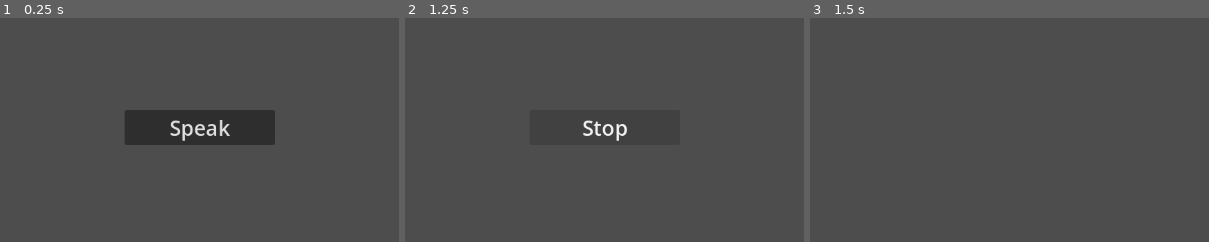
Above: before the commit, frames 1-3 (left to right).
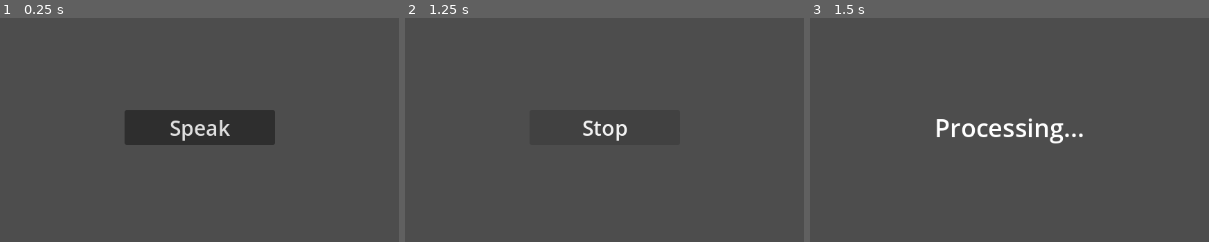
Above: after the commit, the same moments.

Repository: Skyvastern/the-aspiring-deva
Game: Godot game, scene res://main/main.tscn
The game is run twice, just before and just after one commit, with the same random seed, the same clock (stepped at 60 frames per second) and the same inputs.
Inputs:
- Up to frame 1 (0.25 s): no input
- Up to frame 2 (1.25 s): click "Speak" at 0.5 s
- Up to frame 3 (1.5 s): click "Stop" at 1.25 s
The pictures show only the part of the screen within x 25-75%, y 26-76%; the shares and areas given below are measured in that part.

Frames 1-2 are identical in both runs. In frame 3, 1.2% of the frame differs, in the area x 31-69%, y 44-57%.
Error after the commit: Trying to assign value of type 'Nil' to a variable of type 'Dictionary'. (res://main/api/speech_to_speech_api/speech_to_speech_api.gd:22)

Commit message:
Setup npc_speak_auto scene and speech_to_speech_api

Diff:
--- /dev/null
+++ b/frontend/main/api/speech_to_speech_api/speech_to_speech_api.gd
@@ -0,0 +1,23 @@
+extends HTTPRequest
+class_name SpeechToSpeechAPI
+
+signal processed
+const URL: String = "http://127.0.0.1:8000/speech-to-speech/"
+
+
+func _ready() -> void:
+	request_completed.connect(_on_request_completed)
+
+
+func make_request(audio_base64: String) -> void:
+	var headers: PackedStringArray = ["Content-Type: application/json"]
+	var request_payload: String = JSON.stringify({
+		"audio_base64": audio_base64
+	})
+
+	request(URL, headers, HTTPClient.METHOD_POST, request_payload)
+
+
+func _on_request_completed(_result: int, _response_code: int, _headers: PackedStringArray, body: PackedByteArray) -> void:
+	var json: Dictionary = JSON.parse_string(body.get_string_from_utf8())
+	processed.emit(json)
--- /dev/null
+++ b/frontend/main/api/speech_to_speech_api/speech_to_speech_api.tscn
@@ -0,0 +1,6 @@
+[gd_scene load_steps=2 format=3 uid="uid://bp020r0i1tv8m"]
+
+[ext_resource type="Script" path="res://main/api/speech_to_speech_api/speech_to_speech_api.gd" id="1_xjun0"]
+
+[node name="SpeechToSpeechAPI" type="HTTPRequest"]
+script = ExtResource("1_xjun0")
--- a/frontend/main/audio_record_auto/audio_record_auto.gd
+++ b/frontend/main/audio_record_auto/audio_record_auto.gd
@@ -37,7 +37,7 @@
 			npc_speak_auto_scene_path,
 			[
 				{
-					"name": "setup",
+					"name": "interpret",
 					"args": [base64]
 				}
 			]
--- a/frontend/main/npc/npc_speak_auto/npc_speak_auto.gd
+++ b/frontend/main/npc/npc_speak_auto/npc_speak_auto.gd
@@ -1,6 +1,41 @@
 extends Node
 class_name NPC_Speak_Auto
 
+@export_group("UI")
+@export var status: Label
+@export var audio_player: AudioStreamPlayer
+@export var subtitles_label: Label
+@export var continue_btn: Button
 
-func setup(base64: String) -> void:
-	print("Got the base64: " + base64)
+@export_group("References")
+@export var speech_to_speech_api: SpeechToSpeechAPI
+@export_file("*.tscn") var audio_record_auto_path: String
+
+
+func _ready() -> void:
+	speech_to_speech_api.processed.connect(_on_speech_to_speech_api_processed)
+	continue_btn.pressed.connect(_on_continue_btn_pressed)
+
+
+func interpret(audio_base64: String) -> void:
+	speech_to_speech_api.make_request(audio_base64)
+
+
+func _on_speech_to_speech_api_processed(json: Dictionary) -> void:
+	# Hide the status
+	status.visible = false
+
+	# Set the subtitles
+	var subtitle: String = json["subtitle"]
+	subtitles_label.text = subtitle
+
+	# Play the audio
+	var audio_base64: String = json["audio_base64"]
+	var audio_data: PackedByteArray = Marshalls.base64_to_raw(audio_base64)
+	var audio_stream: AudioStreamOggVorbis = AudioStreamOggVorbis.load_from_buffer(audio_data)
+	audio_player.stream = audio_stream
+	audio_player.play()
+
+
+func _on_continue_btn_pressed() -> void:
+	Global.load_menu(self, audio_record_auto_path, [])
--- a/frontend/main/npc/npc_speak_auto/npc_speak_auto.tscn
+++ b/frontend/main/npc/npc_speak_auto/npc_speak_auto.tscn
@@ -1,6 +1,68 @@
-[gd_scene load_steps=2 format=3 uid="uid://df3uq6eo0a66j"]
+[gd_scene load_steps=3 format=3 uid="uid://df3uq6eo0a66j"]
 
 [ext_resource type="Script" path="res://main/npc/npc_speak_auto/npc_speak_auto.gd" id="1_quxc4"]
+[ext_resource type="PackedScene" uid="uid://bp020r0i1tv8m" path="res://main/api/speech_to_speech_api/speech_to_speech_api.tscn" id="2_4gpr3"]
 
-[node name="NPC Speak Auto" type="Node"]
+[node name="NPC Speak Auto" type="Node" node_paths=PackedStringArray("status", "audio_player", "subtitles_label", "continue_btn", "speech_to_speech_api")]
 script = ExtResource("1_quxc4")
+status = NodePath("Status")
+audio_player = NodePath("AudioPlayer")
+subtitles_label = NodePath("Subtitles")
+continue_btn = NodePath("ContinueBtn")
+speech_to_speech_api = NodePath("SpeechToSpeechAPI")
+audio_record_auto_path = "res://main/audio_record_auto/audio_record_auto.tscn"
+
+[node name="AudioPlayer" type="AudioStreamPlayer" parent="."]
+
+[node name="ContinueBtn" type="Button" parent="."]
+visible = false
+anchors_preset = 8
+anchor_left = 0.5
+anchor_top = 0.5
+anchor_right = 0.5
+anchor_bottom = 0.5
+offset_left = -108.5
+offset_top = -25.0
+offset_right = 108.5
+offset_bottom = 25.0
+grow_horizontal = 2
+grow_vertical = 2
+size_flags_horizontal = 3
+focus_mode = 0
+theme_override_font_sizes/font_size = 30
+text = "Continue"
+
+[node name="Status" type="Label" parent="."]
+anchors_preset = 8
+anchor_left = 0.5
+anchor_top = 0.5
+anchor_right = 0.5
+anchor_bottom = 0.5
+offset_left = -20.0
+offset_top = -11.5
+offset_right = 20.0
+offset_bottom = 11.5
+grow_horizontal = 2
+grow_vertical = 2
+theme_override_font_sizes/font_size = 36
+text = "Processing..."
+horizontal_alignment = 1
+vertical_alignment = 1
+
+[node name="Subtitles" type="Label" parent="."]
+anchors_preset = 7
+anchor_left = 0.5
+anchor_top = 1.0
+anchor_right = 0.5
+anchor_bottom = 1.0
+offset_left = -468.0
+offset_top = -84.0
+offset_right = 468.0
+offset_bottom = -58.0
+grow_horizontal = 2
+grow_vertical = 0
+theme_override_font_sizes/font_size = 18
+vertical_alignment = 1
+autowrap_mode = 3
+
+[node name="SpeechToSpeechAPI" parent="." instance=ExtResource("2_4gpr3")]
